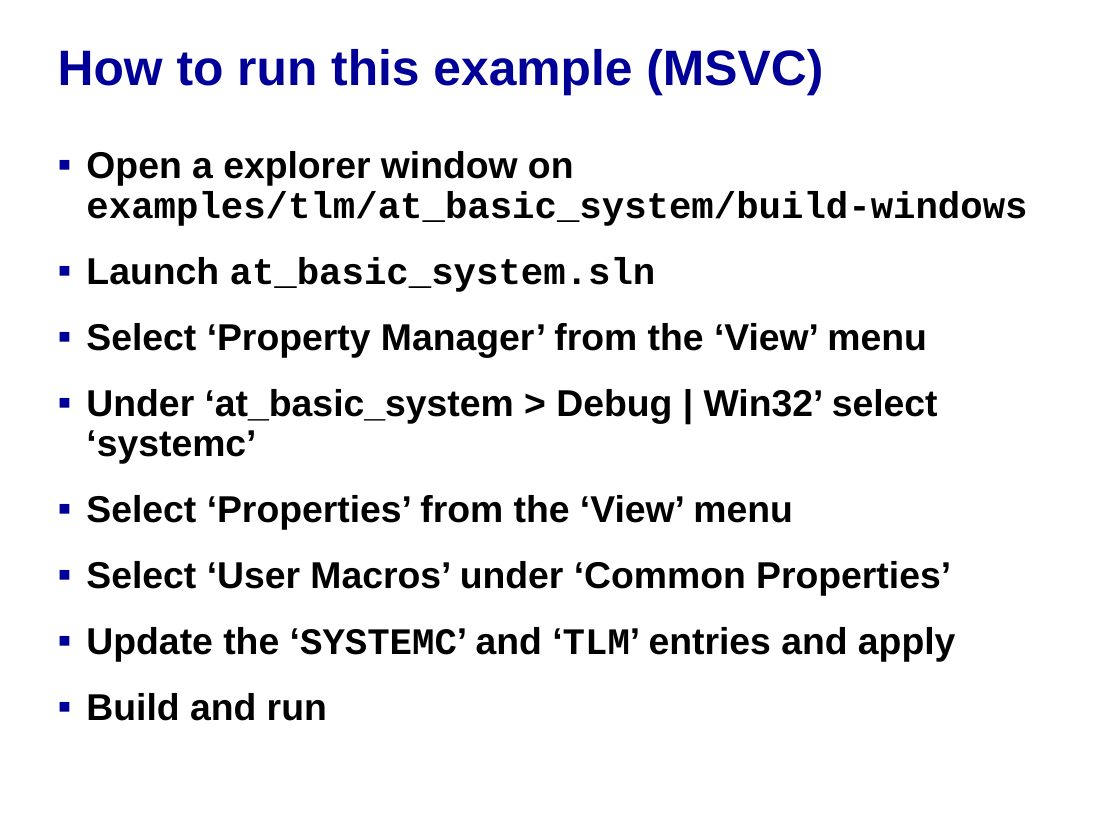
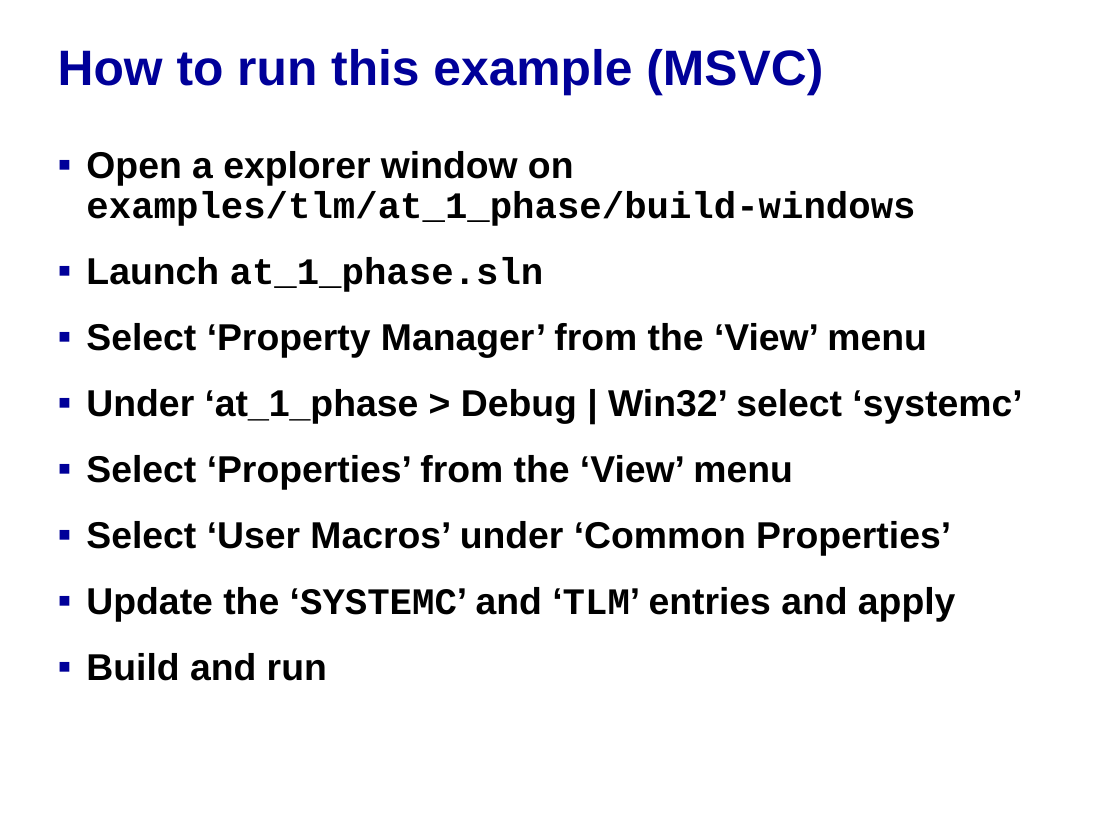
Before and after one commit to accellera-official/systemc, a slide deck: slide 5 of examples/tlm/at_1_phase/docs/at_1_phase_example_system.ppt. Drawn at 1120x840 pixels with LibreOffice and Linux fonts; fonts in the diff are those of the drawing; background and template pictures are left out. Boxes give left, top, right and bottom in pixels: in the first picture for what was removed or moved away, otherwise in the second. Text is boxed around its words. In the diff, an @@ line names an element or a change of style, - is before the commit and + after.

Commit message:
example ppt for at_1_phase example

```diff
--- a/examples/tlm/at_1_phase/docs/at_1_phase_example_system.ppt
+++ b/examples/tlm/at_1_phase/docs/at_1_phase_example_system.ppt
@@ text at <box>86,151,915,292</box>: text changed @@
-▪ Open a explorer window on examples/tlm/at_basic_system/build-windows
-▪ Launch at_basic_system.sln
+▪ Open a explorer window on examples/tlm/at_1_phase/build-windows
+▪ Launch at_1_phase.sln
@@ text at <box>86,389,1022,423</box>: text changed @@
-▪ Under ‘at_basic_system > Debug | Win32’ select ‘systemc’
+▪ Under ‘at_1_phase > Debug | Win32’ select ‘systemc’
```
Also in this commit, not shown: 6 other slides changed, 1 slide added, 3 slides removed.
